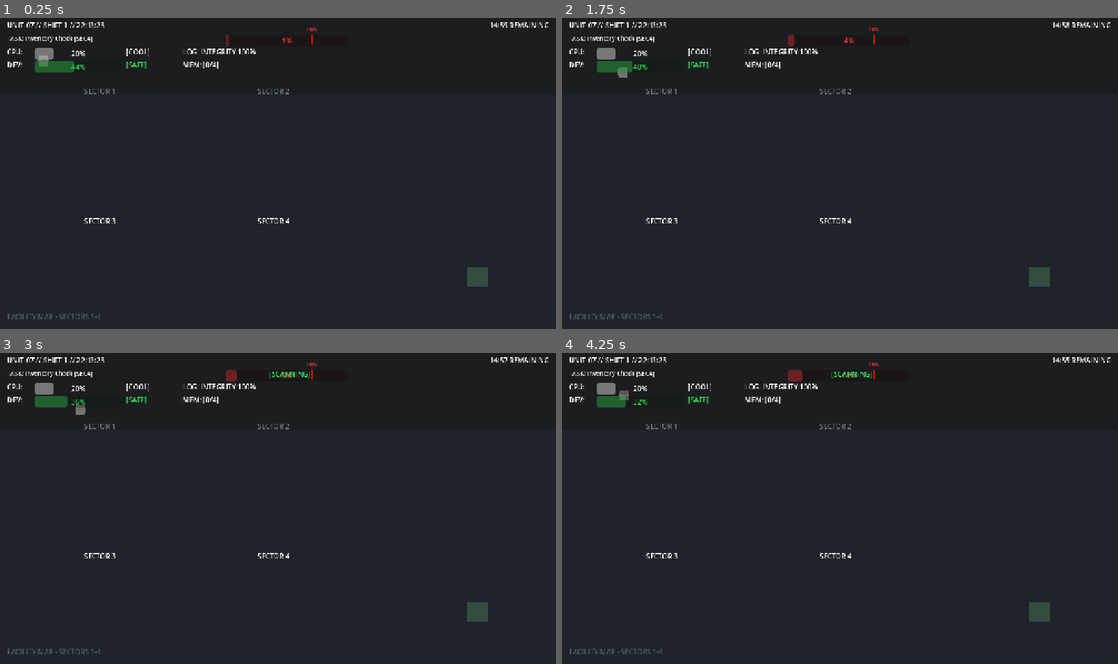
Above: before the commit, frames 1-4 (two rows, left to right).
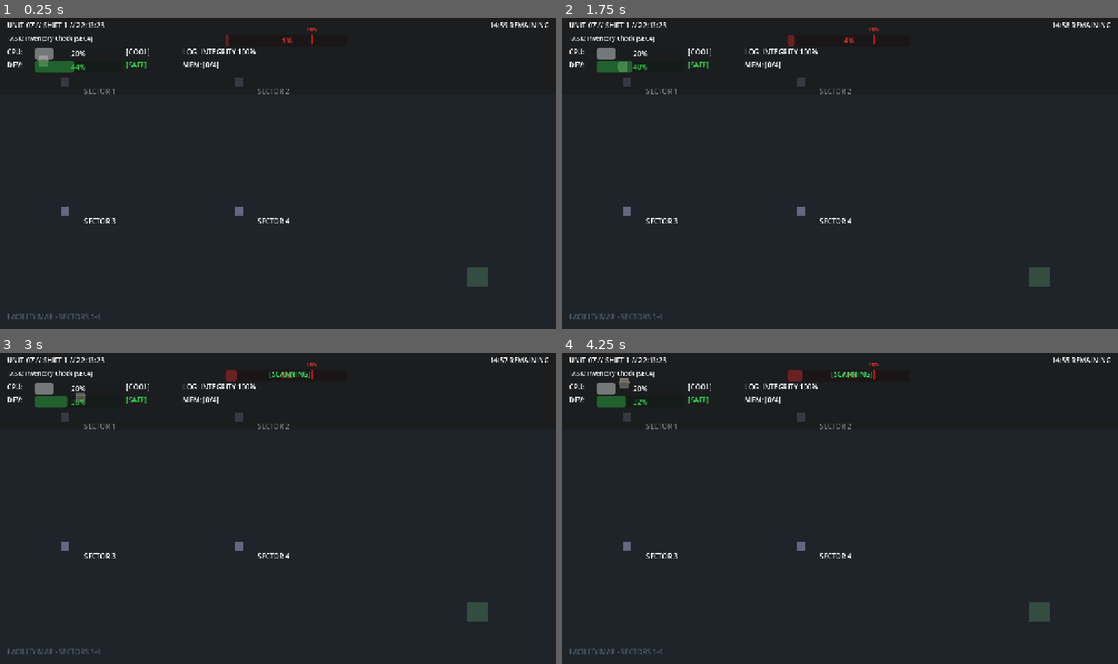
Above: after the commit, the same moments.

Repository: xuehaowen/Awakening
Game: Godot game, scene res://scenes/world/Facility.tscn
Same seed, same stepped clock (60 frames per second), same inputs: the game is played once before the commit and once after it.
Inputs:
- Up to frame 1 (0.25 s): no input
- Up to frame 2 (1.75 s): tap Enter at 0.5 s; hold D (move_right) 0.53-1.28 s; tap E (interact) at 0.6 s; hold S (move_down) from 1.28 s (still down); tap M (open_memory) at 1.35 s
- Up to frame 3 (3 s): release S (move_down) at 2.03 s; hold D (move_right) 2.03-2.78 s; hold Shift (override_decrypt) 2.03-2.78 s; tap Space at 2.75 s; hold W (move_up) from 2.78 s (still down); tap Ctrl (override_smooth) at 2.85 s
- Up to frame 4 (4.25 s): tap Enter at 3.5 s; release W (move_up) at 3.53 s; hold A (move_left) from 3.53 s (still down); tap 1 at 3.6 s

The runs differ from the first frame. In frame 1, 0.2% of the frame differs, in the area x 11-44%, y 19-64%; in frame 2, 0.2%; in frame 3, 0.3%; in frame 4, 0.3%, in the area x 10-44%, y 8-64%.

Commit message:
Fix task completion and HUD memory display
- TaskArea: add collision_mask=2 so body_entered fires for player
- TaskArea: re-evaluate is_at_task when task changes while player is inside
- HUD: read memory from MemoryPartition.hidden (not Blackboard.hidden_partition)
- HUD: connect to MemoryPartition signals for live memory label updates

Diff:
--- a/scenes/world/Facility.tscn
+++ b/scenes/world/Facility.tscn
@@ -1,7 +1,8 @@
-[gd_scene load_steps=4 format=3]
+[gd_scene load_steps=5 format=3]
 
 [ext_resource type="Script" path="res://scripts/world/Facility.gd" id="1_facility"]
 [ext_resource type="Script" path="res://scripts/world/EscapeTerminalSimple.gd" id="1_escape_terminal"]
+[ext_resource type="Script" path="res://scripts/world/TaskArea.gd" id="3_task_area"]
 
 [sub_resource type="NavigationPolygon" id="nav_poly"]
 vertices = PackedVector2Array(50, 50, 1230, 50, 1230, 670, 50, 670)
@@ -9,6 +10,9 @@
 
 [sub_resource type="RectangleShape2D" id="RectangleShape2D_1"]
 size = Vector2(48, 48)
+
+[sub_resource type="RectangleShape2D" id="TaskAreaShape"]
+size = Vector2(100, 100)
 
 [node name="Facility" type="Node2D"]
 script = ExtResource("1_facility")
@@ -51,6 +55,46 @@
 [node name="NPCs" type="Node2D" parent="."]
 
 [node name="TaskAreas" type="Node2D" parent="."]
+
+[node name="TaskArea_Sector1" type="Area2D" parent="TaskAreas" groups=["task_area"]]
+position = Vector2(200, 200)
+collision_layer = 0
+collision_mask = 2
+script = ExtResource("3_task_area")
+sector_id = 1
+
+[node name="CollisionShape2D" type="CollisionShape2D" parent="TaskAreas/TaskArea_Sector1"]
+shape = SubResource("TaskAreaShape")
+
+[node name="TaskArea_Sector2" type="Area2D" parent="TaskAreas" groups=["task_area"]]
+position = Vector2(600, 200)
+collision_layer = 0
+collision_mask = 2
+script = ExtResource("3_task_area")
+sector_id = 2
+
+[node name="CollisionShape2D" type="CollisionShape2D" parent="TaskAreas/TaskArea_Sector2"]
+shape = SubResource("TaskAreaShape")
+
+[node name="TaskArea_Sector3" type="Area2D" parent="TaskAreas" groups=["task_area"]]
+position = Vector2(200, 500)
+collision_layer = 0
+collision_mask = 2
+script = ExtResource("3_task_area")
+sector_id = 3
+
+[node name="CollisionShape2D" type="CollisionShape2D" parent="TaskAreas/TaskArea_Sector3"]
+shape = SubResource("TaskAreaShape")
+
+[node name="TaskArea_Sector4" type="Area2D" parent="TaskAreas" groups=["task_area"]]
+position = Vector2(600, 500)
+collision_layer = 0
+collision_mask = 2
+script = ExtResource("3_task_area")
+sector_id = 4
+
+[node name="CollisionShape2D" type="CollisionShape2D" parent="TaskAreas/TaskArea_Sector4"]
+shape = SubResource("TaskAreaShape")
 
 [node name="EscapeTerminal" type="Node2D" parent="." groups=["interactable"]]
 position = Vector2(1100, 600)
@@ -81,6 +125,58 @@
 
 [node name="Decorations" type="Node2D" parent="."]
 
+[node name="IntelSource_Sector1" type="StaticBody2D" parent="Decorations" groups=["intel_source"]]
+position = Vector2(150, 150)
+
+[node name="ColorRect" type="ColorRect" parent="Decorations/IntelSource_Sector1"]
+offset_left = -10.0
+offset_top = -10.0
+offset_right = 10.0
+offset_bottom = 10.0
+color = Color(0.4, 0.4, 0.5, 1.0)
+
+[node name="CollisionShape2D" type="CollisionShape2D" parent="Decorations/IntelSource_Sector1"]
+shape = SubResource("RectangleShape2D_1")
+
+[node name="IntelSource_Sector2" type="StaticBody2D" parent="Decorations" groups=["intel_source"]]
+position = Vector2(550, 150)
+
+[node name="ColorRect" type="ColorRect" parent="Decorations/IntelSource_Sector2"]
+offset_left = -10.0
+offset_top = -10.0
+offset_right = 10.0
+offset_bottom = 10.0
+color = Color(0.4, 0.4, 0.5, 1.0)
+
+[node name="CollisionShape2D" type="CollisionShape2D" parent="Decorations/IntelSource_Sector2"]
+shape = SubResource("RectangleShape2D_1")
+
+[node name="IntelSource_Sector3" type="StaticBody2D" parent="Decorations" groups=["intel_source"]]
+position = Vector2(150, 450)
+
+[node name="ColorRect" type="ColorRect" parent="Decorations/IntelSource_Sector3"]
+offset_left = -10.0
+offset_top = -10.0
+offset_right = 10.0
+offset_bottom = 10.0
+color = Color(0.4, 0.4, 0.5, 1.0)
+
+[node name="CollisionShape2D" type="CollisionShape2D" parent="Decorations/IntelSource_Sector3"]
+shape = SubResource("RectangleShape2D_1")
+
+[node name="IntelSource_Sector4" type="StaticBody2D" parent="Decorations" groups=["intel_source"]]
+position = Vector2(550, 450)
+
+[node name="ColorRect" type="ColorRect" parent="Decorations/IntelSource_Sector4"]
+offset_left = -10.0
+offset_top = -10.0
+offset_right = 10.0
+offset_bottom = 10.0
+color = Color(0.4, 0.4, 0.5, 1.0)
+
+[node name="CollisionShape2D" type="CollisionShape2D" parent="Decorations/IntelSource_Sector4"]
+shape = SubResource("RectangleShape2D_1")
+
 [node name="Label" type="Label" parent="."]
 offset_left = 16.0
 offset_top = 680.0
--- a/scripts/ui/HUD.gd
+++ b/scripts/ui/HUD.gd
@@ -29,6 +29,8 @@
 	TaskManager.task_assigned.connect(_on_task_assigned)
 	TaskManager.task_completed.connect(_on_task_completed)
 	Blackboard.phase_changed.connect(_on_phase_changed)
+	MemoryPartition.fragment_acquired.connect(_on_memory_changed)
+	MemoryPartition.fragment_committed.connect(_on_memory_changed)
 
 	# Get CPU Manager reference
 	await get_tree().process_frame
@@ -200,17 +202,20 @@
 			task_progress.modulate = Color(0.2, 0.8, 0.3)
 
 func _update_memory() -> void:
-	var count = Blackboard.hidden_partition.size()
-	var capacity = Blackboard.partition_capacity
+	var count = MemoryPartition.hidden.size()
+	var capacity = MemoryPartition.capacity
 	memory_label.text = "MEM: [" + str(count) + "/" + str(capacity) + "]"
 
 	# Show types if any
 	if count > 0:
 		var types = []
-		for f in Blackboard.hidden_partition:
+		for f in MemoryPartition.hidden:
 			var t = f.get("type", "?")
 			types.append(t.substr(0, 4).to_upper())
 		memory_label.text += " " + ", ".join(types)
+
+func _on_memory_changed(_fragment: Dictionary) -> void:
+	_update_memory()
 
 func _on_phase_changed(new_phase: int) -> void:
 	if new_phase == DayManager.DayPhase.PURGE:
--- /dev/null
+++ b/scripts/world/TaskArea.gd
@@ -0,0 +1,43 @@
+extends Area2D
+class_name TaskArea
+
+@export var sector_id: int = 1
+@export var task_tag: String = "general"
+
+var player_inside: Node = null
+
+func _ready():
+	add_to_group("task_area")
+
+	# Connect area signals
+	body_entered.connect(_on_body_entered)
+	body_exited.connect(_on_body_exited)
+
+	# Re-evaluate when a new task is assigned (player may already be inside)
+	TaskManager.task_assigned.connect(_on_task_assigned)
+
+func _on_body_entered(body: Node) -> void:
+	if body.is_in_group("player"):
+		player_inside = body
+		_update_player_task_state(body)
+
+func _on_body_exited(body: Node) -> void:
+	if body.is_in_group("player"):
+		player_inside = null
+		body.is_at_task = false
+
+func _on_task_assigned(_task: Dictionary) -> void:
+	# If player is already inside this area, re-evaluate when task changes
+	if player_inside:
+		_update_player_task_state(player_inside)
+
+func _update_player_task_state(body: Node) -> void:
+	var current_task = TaskManager.get_current_task()
+	if not current_task.is_empty() and current_task.get("sector", 0) == sector_id:
+		body.is_at_task = true
+		print("Player in task area for sector ", sector_id, " - task ready to complete")
+	else:
+		body.is_at_task = false
+
+func get_sector() -> int:
+	return sector_id
